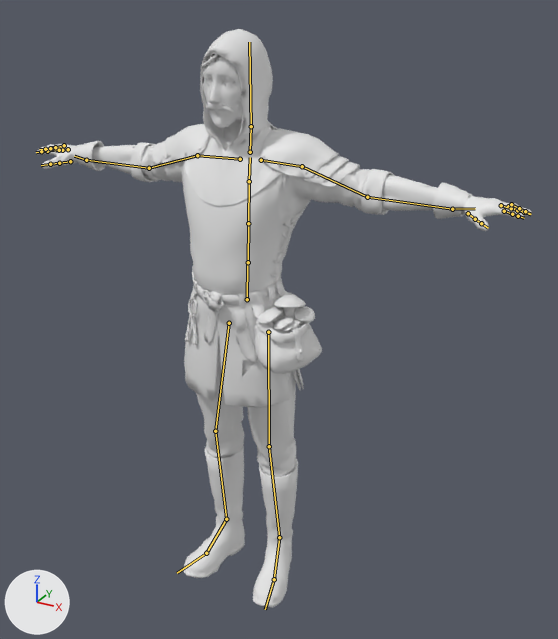
What one commit did to the glTF model assets/game/folk/louis_g.glb.
One viewpoint serves both versions: a camera (50 mm lens) standing at (1.203, -1.916, 2.004) and looking at (0.096, 0.097, 0.997). Lighting does not change. The marker at lower left points along +X, +Y and +Z. The older version comes first. Both versions are drawn at the pose saved in each file; the numbers are the values there. The bones that change, and the others that lie on the model, are drawn over the model as lines.

In view in the first picture: 'char1'.
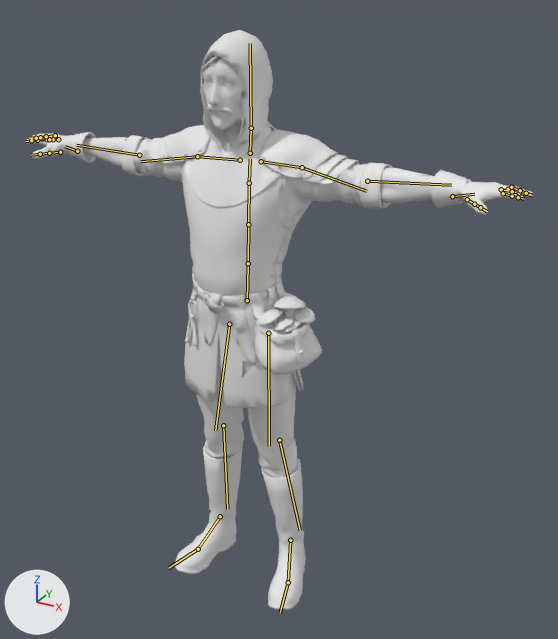
Where the change shows, as pixel boxes (x1, y1, x2, y2) in the pictures (558 x 639 px):
'char1', posed
    before: (36, 29, 532, 607)
    after: (26, 30, 533, 610)
bone 'mixamorig:LeftLeg', root to tip
    before: (269, 446) to (279, 537)
    after: (279, 440) to (300, 530)
bone 'mixamorig:RightLeg', root to tip
    before: (215, 431) to (226, 519)
    after: (223, 425) to (227, 509)
bone 'mixamorig:LeftArm', root to tip
    before: (302, 166) to (367, 197)
    after: (302, 167) to (366, 191)
bone 'mixamorig:LeftForeArm', root to tip
    before: (367, 197) to (452, 209)
    after: (367, 181) to (451, 185)
bone 'mixamorig:RightArm', root to tip
    before: (197, 155) to (149, 168)
    after: (197, 156) to (140, 161)
bone 'mixamorig:RightForeArm', root to tip
    before: (149, 168) to (86, 160)
    after: (139, 155) to (76, 145)

What the commit changed:
Bone 'mixamorig:LeftLeg' (bone_mixamorig_leftleg) turns from (0, 0, 0) to (1, -1, -6) degrees about its own x, y and z.
Bone 'mixamorig:RightLeg' (bone_mixamorig_rightleg) turns from (0, 0, 0) to (1, 0, 4) degrees about its own x, y and z.
Bone 'mixamorig:LeftArm' (bone_mixamorig_leftarm) turns from (0, 0, 0) to (5, 0, 8) degrees about its own x, y and z.
Bone 'mixamorig:LeftForeArm' (bone_mixamorig_leftforearm) turns from (0, 0, 0) to (-2, 0, -4) degrees about its own x, y and z.
Bone 'mixamorig:RightArm' (bone_mixamorig_rightarm) turns from (0, 0, 0) to (7, 0, -9) degrees about its own x, y and z.
Bone 'mixamorig:RightForeArm' (bone_mixamorig_rightforearm) turns from (0, 0, 0) to (-4, 0, 9) degrees about its own x, y and z.
